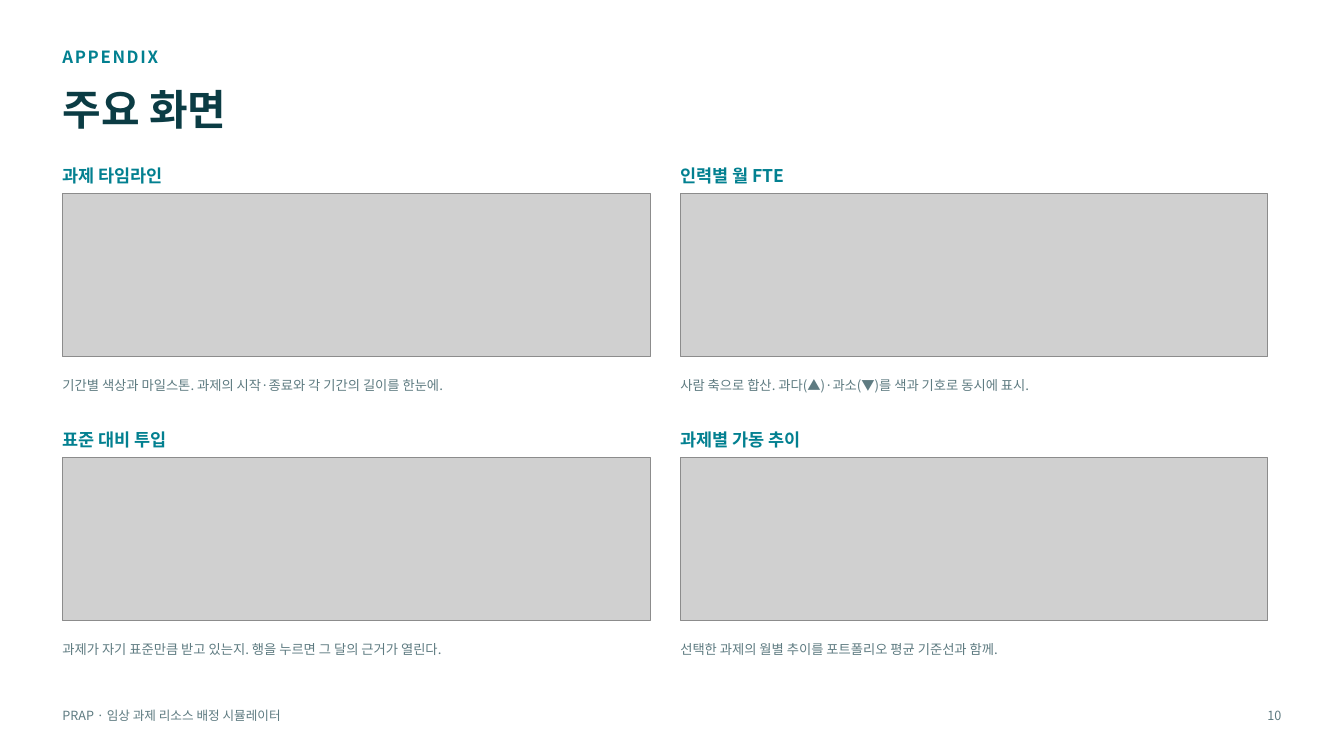
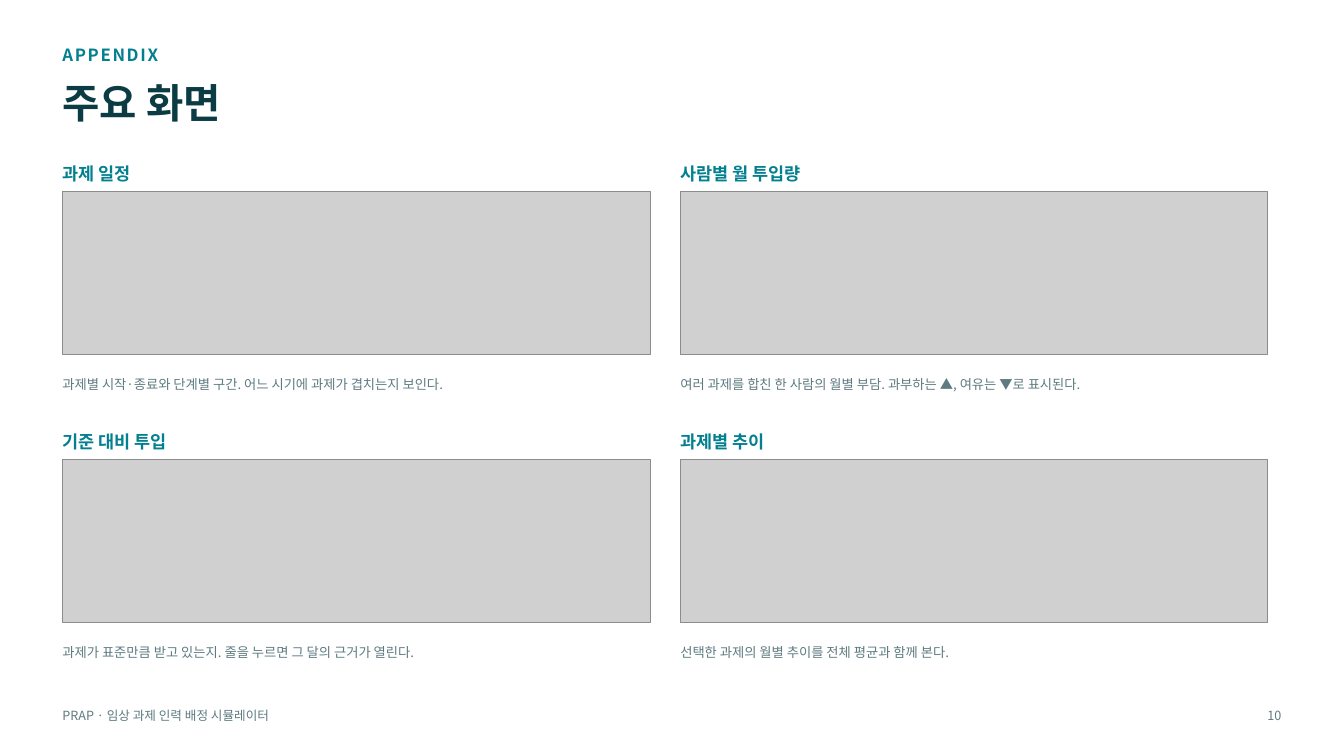
Before and after one commit to Dan5050-now/project1, a slide deck: slide 10 of output/deck/PRAP_소개자료.pptx. Drawn at 1344x756 pixels with LibreOffice and Linux fonts; fonts in the diff are those of the drawing; grey boxes stand for pictures. Boxes give left, top, right and bottom in pixels: in the first picture for what was removed or moved away, otherwise in the second. Text is boxed around its words. In the diff, an @@ line names an element or a change of style, - is before the commit and + after.

```diff
--- a/output/deck/PRAP_소개자료.pptx
+++ b/output/deck/PRAP_소개자료.pptx
@@ text "APPENDIX" rewrapped from (63,42,869,71) to (63,40,970,69) @@
@@ text "주요 화면" at (62,84,221,122): size 30 to 29 pt @@
@@ text at (62,165,131,182): text changed @@
-과제 타임라인
+과제 일정
@@ text at (680,162,801,185): text changed @@
-인력별 월 FTE
+사람별 월 투입량
@@ text at (62,378,443,390): text changed @@
-기간별 색상과 마일스톤. 과제의 시작·종료와 각 기간의 길이를 한눈에.
+과제별 시작·종료와 단계별 구간. 어느 시기에 과제가 겹치는지 보인다.
@@ text at (680,378,1081,390): text changed @@
-사람 축으로 합산. 과다(▲)·과소(▼)를 색과 기호로 동시에 표시.
+여러 과제를 합친 한 사람의 월별 부담. 과부하는 ▲, 여유는 ▼로 표시된다.
@@ text at (62,433,167,450): text changed @@
-표준 대비 투입
+기준 대비 투입
@@ text at (680,433,765,450): text changed @@
-과제별 가동 추이
+과제별 추이
@@ text at (62,646,414,658): text changed @@
-과제가 자기 표준만큼 받고 있는지. 행을 누르면 그 달의 근거가 열린다.
+과제가 표준만큼 받고 있는지. 줄을 누르면 그 달의 근거가 열린다.
@@ text at (680,646,949,658): text changed @@
-선택한 과제의 월별 추이를 포트폴리오 평균 기준선과 함께.
+선택한 과제의 월별 추이를 전체 평균과 함께 본다.
@@ text at (62,709,269,721): text changed @@
-PRAP · 임상 과제 리소스 배정 시뮬레이터
+PRAP · 임상 과제 인력 배정 시뮬레이터
```
Also in this commit, not shown: 3 other slides changed, 6 slides added, 6 slides removed, 2 other files.
